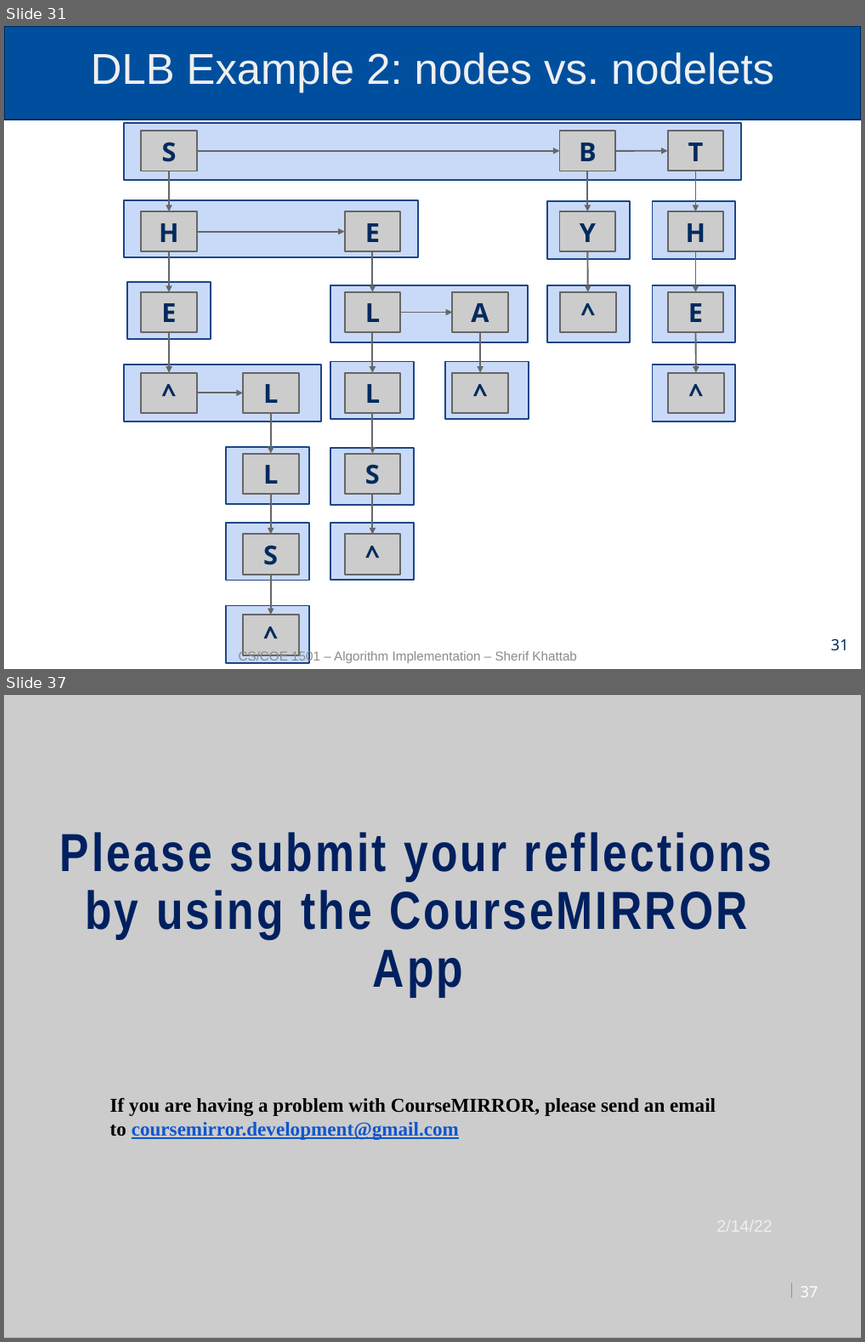
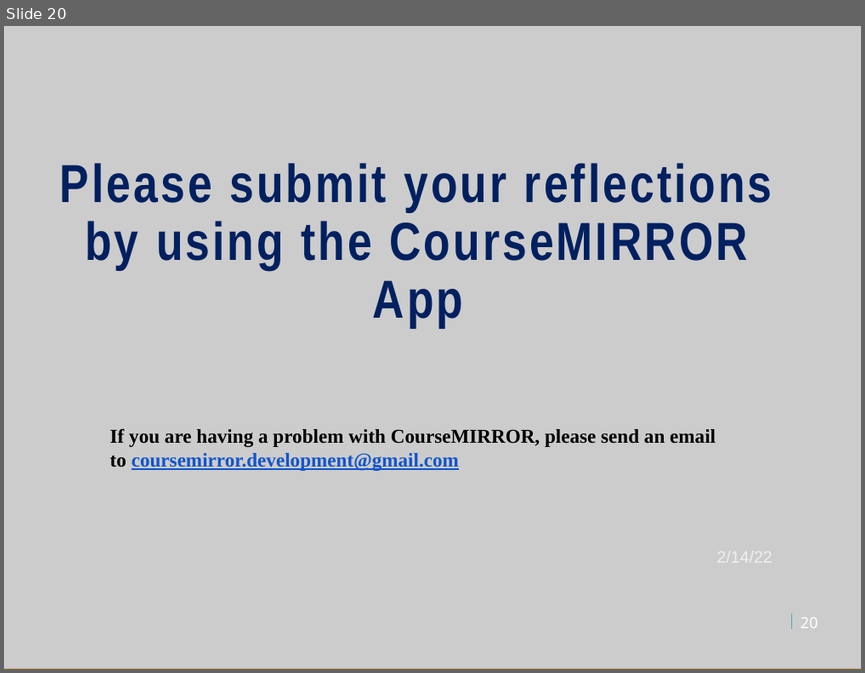
Before and after one commit to cs1501-2224/handouts, a slide deck: DraftSlides/Lecture9.pptx. Shown one above the other, each under a label of ours: slides 31 and 37 before the commit, slide 20 after it; the slides between them are not shown. The pictures are 865x1342 and 865x673 pixels, drawn with LibreOffice and Linux fonts; fonts in the diff are those of the drawing; background and template pictures are left out. Boxes give left, top, right and bottom in pixels: in the first picture for what was removed or moved away, otherwise in the second. Text is boxed around its words. In the diff, an @@ line names an element or a change of style, - is before the commit and + after.

```diff
--- a/DraftSlides/Lecture9.pptx
+++ b/DraftSlides/Lecture9.pptx
@@ slide 31 removed at (x1=4, y1=26, x2=861, y2=669), background #FFFFFF; not listed: 1 template element that a slide beside it also shows @@
@@ title removed at (x1=91, y1=52, x2=774, y2=93) @@
-DLB Example 2: nodes vs. nodelets
@@ rectangle removed at (x1=141, y1=131, x2=197, y2=171) @@
-S
@@ group removed at (x1=615, y1=131, x2=724, y2=414): 4 rectangles, 4 arrows @@
-H
-E
-^
-T
@@ arrow removed from (169, 171) to (169, 212) @@
@@ rectangle removed at (x1=141, y1=212, x2=197, y2=252) @@
-H
@@ arrow removed from (169, 251) to (169, 292) @@
@@ group removed at (x1=197, y1=131, x2=616, y2=332): 3 rectangles, 3 arrows @@
-B
-Y
-^
@@ rectangle removed at (x1=141, y1=292, x2=197, y2=332) @@
-E
@@ arrow removed from (169, 332) to (169, 373) @@
@@ group removed at (x1=400, y1=292, x2=508, y2=414): 2 rectangles, 2 arrows @@
-A
-^
@@ rectangle removed at (x1=141, y1=373, x2=197, y2=414) @@
-^
@@ group removed at (x1=125, y1=123, x2=741, y2=664): 17 rectangles @@
@@ group removed at (x1=197, y1=373, x2=299, y2=655): 4 rectangles, 4 arrows @@
-L
-L
-S
-^
@@ group removed at (x1=197, y1=212, x2=400, y2=575): 5 rectangles, 5 arrows @@
-E
-L
-L
-S
-^
@@ text removed at (x1=239, y1=649, x2=576, y2=663) @@
-CS/COE 1501 – Algorithm Implementation – Sherif Khattab
@@ page number removed at (x1=831, y1=639, x2=849, y2=650) @@
-31
@@ what was slide 37 is now slide 20 @@
@@ page number at (x1=800, y1=617, x2=818, y2=628): text changed @@
-37
+20
```
Also in this commit, not shown: 16 other slides removed, 4 other files.
